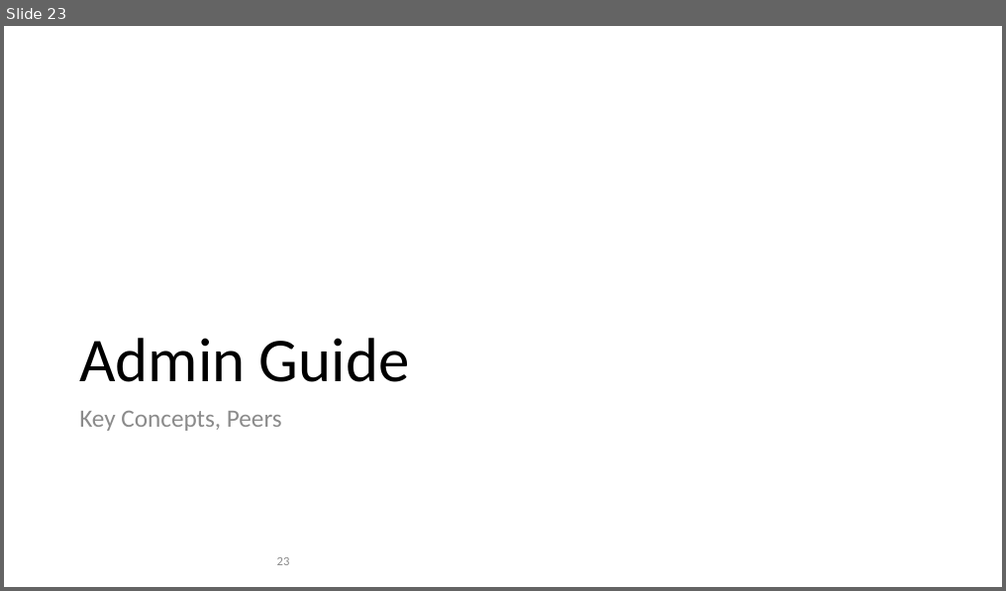
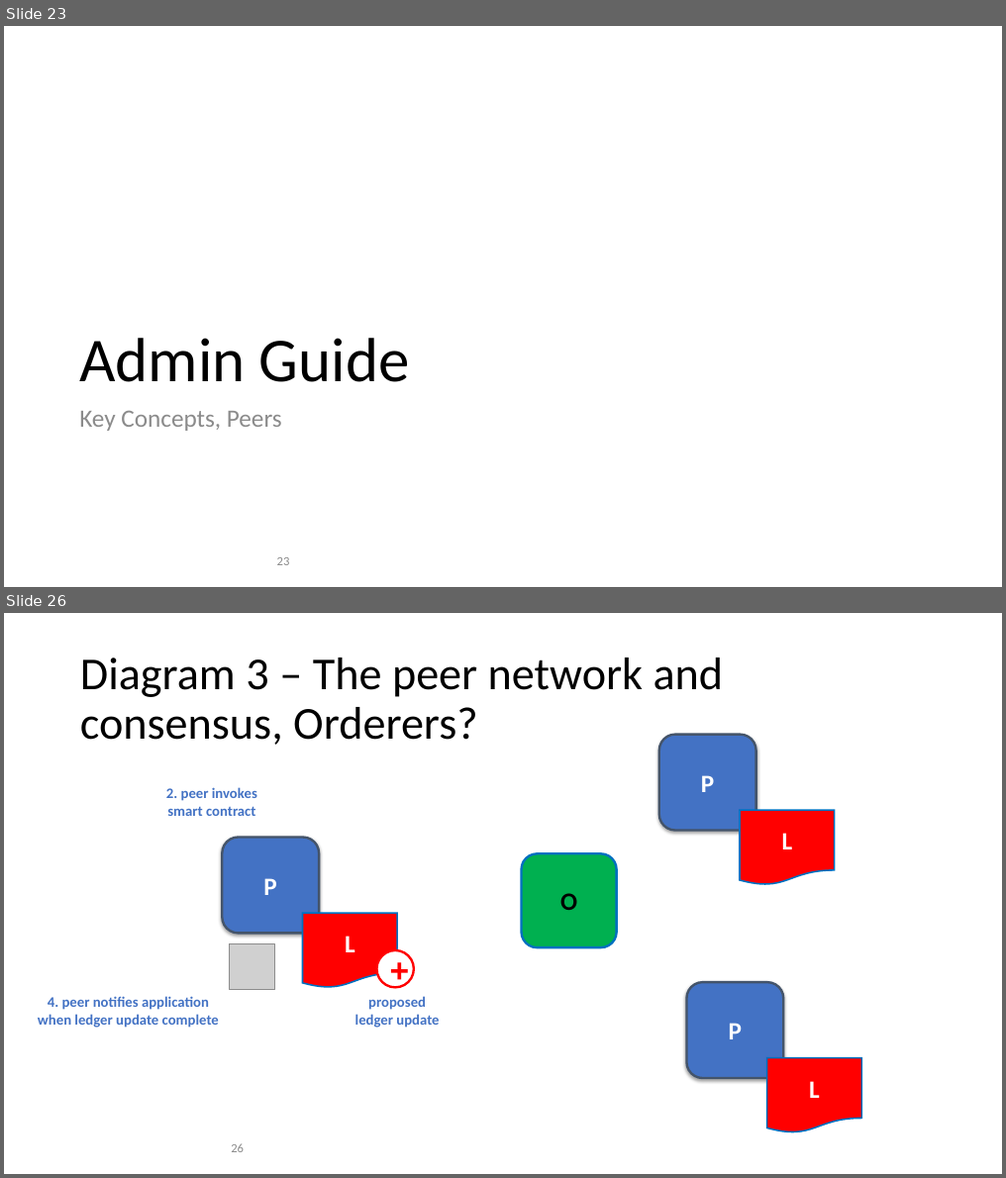
Before and after one commit to FabricTOC/FabricTOC, a slide deck: docs/OtherSourceMaterial/Diagrams.pptx. Shown one above the other, each under a label of ours: slide 23 before the commit, slides 23 and 26 after it; the slides between them are not shown. The pictures are 1006x591 and 1006x1178 pixels, drawn with LibreOffice and Linux fonts; fonts in the diff are those of the drawing; grey boxes stand for pictures. Boxes give left, top, right and bottom in pixels: in the first picture for what was removed or moved away, otherwise in the second. Text is boxed around its words. In the diff, an @@ line names an element or a change of style, - is before the commit and + after.

Commit message:
Peer and Identity updates

```diff
--- a/docs/OtherSourceMaterial/Diagrams.pptx
+++ b/docs/OtherSourceMaterial/Diagrams.pptx
@@ slide 26 added at (4, 613, 1002, 1174), background #FFFFFF @@
@@ title added at (80, 658, 724, 745), 44 pt, text #000000 @@
+Diagram 3 – The peer network and consensus, Orderers?
@@ rounded rectangle added at (659, 735, 755, 830), fill #4372C4, outline #44546A 2.25 pt, 24 pt, text #FFFFFF, bold @@
+P
@@ text added at (166, 787, 257, 816), 14 pt, text #4372C4, bold @@
+2. peer invokes smart contract
@@ flow chart document added at (740, 810, 835, 884), fill #FF0000, outline #0070C0 1.5 pt, 24 pt, text #FFFFFF, bold @@
+L
@@ rounded rectangle added at (222, 838, 319, 934), fill #4372C4, outline #44546A 2.25 pt, 24 pt, text #FFFFFF, bold @@
+P
@@ rounded rectangle added at (522, 854, 617, 948), fill #00B050, outline #0070C0 2.25 pt, 24 pt, text #000000, bold @@
+O
@@ flow chart document added at (303, 913, 398, 988), fill #FF0000, outline #0070C0 1.5 pt, 24 pt, text #FFFFFF, bold @@
+L
@@ picture added at (230, 945, 275, 990) @@
@@ ellipse added at (377, 951, 414, 987), fill #FFFFFF, outline #FF0000 2.25 pt, 32 pt, text #FF0000, bold @@
++
@@ text added at (38, 996, 219, 1028), 14 pt, text #4372C4, bold @@
+4. peer notifies application when ledger update complete
@@ text added at (355, 996, 439, 1028), 14 pt, text #4372C4, bold @@
+proposed
+ledger update
@@ rounded rectangle added at (687, 983, 783, 1078), fill #4372C4, outline #44546A 2.25 pt, 24 pt, text #FFFFFF, bold @@
+P
@@ flow chart document added at (767, 1059, 862, 1134), fill #FF0000, outline #0070C0 1.5 pt, 24 pt, text #FFFFFF, bold @@
+L
@@ page number added at (231, 1144, 244, 1153), 12 pt, text #8C8C8C @@
+26
```
Also in this commit, not shown: 1 slide changed, 2 other slides added, 8 other files.
